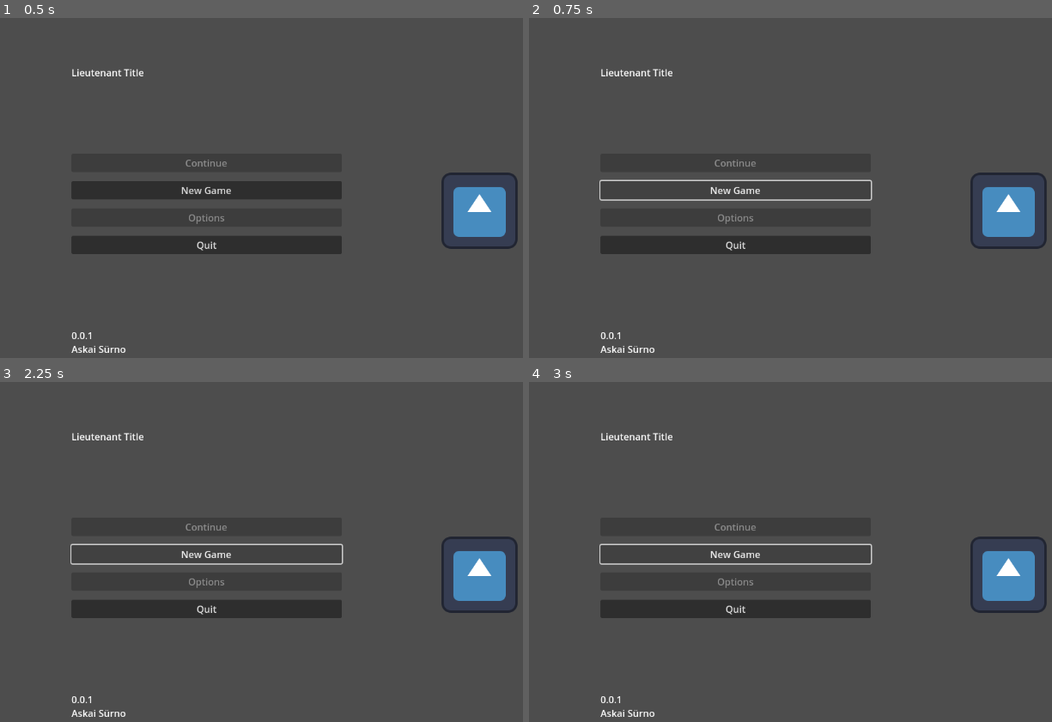
Above: before the commit, frames 1-4 (two rows, left to right).
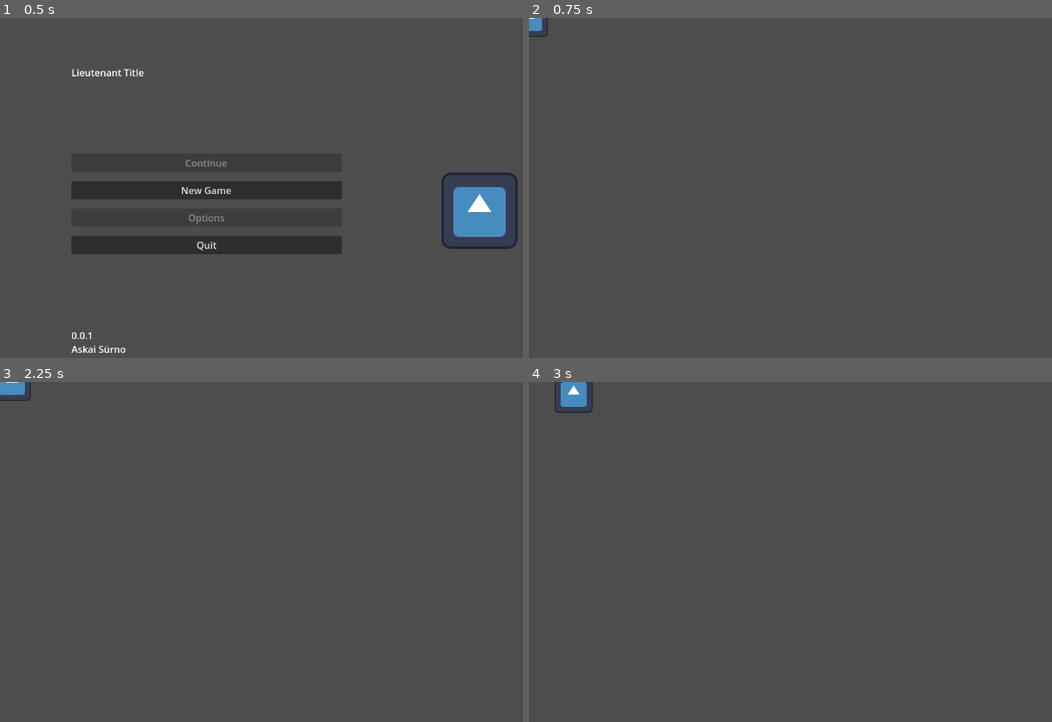
Above: after the commit, the same moments.

Repository: JeanShark-dev/godot-rock-survival
Game: Godot game, scene res://assets/scenes/main.tscn
Two runs of this game, one before a commit and one after it. Both use one fixed random seed, a clock stepped at 60 frames per second and the inputs below. The engine's default icon, where the game draws it, is replaced by a stand-in: a white triangle on a blue panel in a dark square.
Inputs (mouse positions are in pixels of both pictures, inside the frame that each line leads up to):
- Up to frame 1 (0.5 s): no input
- Up to frame 2 (0.75 s): click "New Game" at 0.5 s
- Up to frame 3 (2.25 s): click (209, 555) at 1.25 s, where only the run before the commit has a clickable "New Game"; tap Enter at 2 s; hold D (mv_right) from 2.03 s (still down)
- Up to frame 4 (3 s): release D (mv_right) at 2.78 s; hold S (mv_down) from 2.78 s (still down)

Frame 1 is identical in both runs. In frame 2, 5.8% of the frame differs, in the area x 0-100%, y 0-99%; in frame 3, 5.9%; in frame 4, 6.1%, in the area x 4-100%, y 0-99%.

Commit message:
primitive save starting
added code for making a container for þe 2d plane, and code for placing þe player in it

Diff:
--- a/assets/scripts/main.gd
+++ b/assets/scripts/main.gd
@@ -15,8 +15,14 @@
 
 
 func start_new_save():
-	print("New Game!")	#hide/unload main menu, start world gen, spawn player
+	print("New Game!")
+	$"Main Menu".queue_free()
+	var world_container = Node2D.new()
+	add_child(world_container)
 
+	var player_asset = load("res://assets/scenes/player.tscn")
+	var instance = player_asset.instantiate()
+	world_container.add_child(instance)
 
 func load_save():
 	pass	#do after basic gameplay is in place
